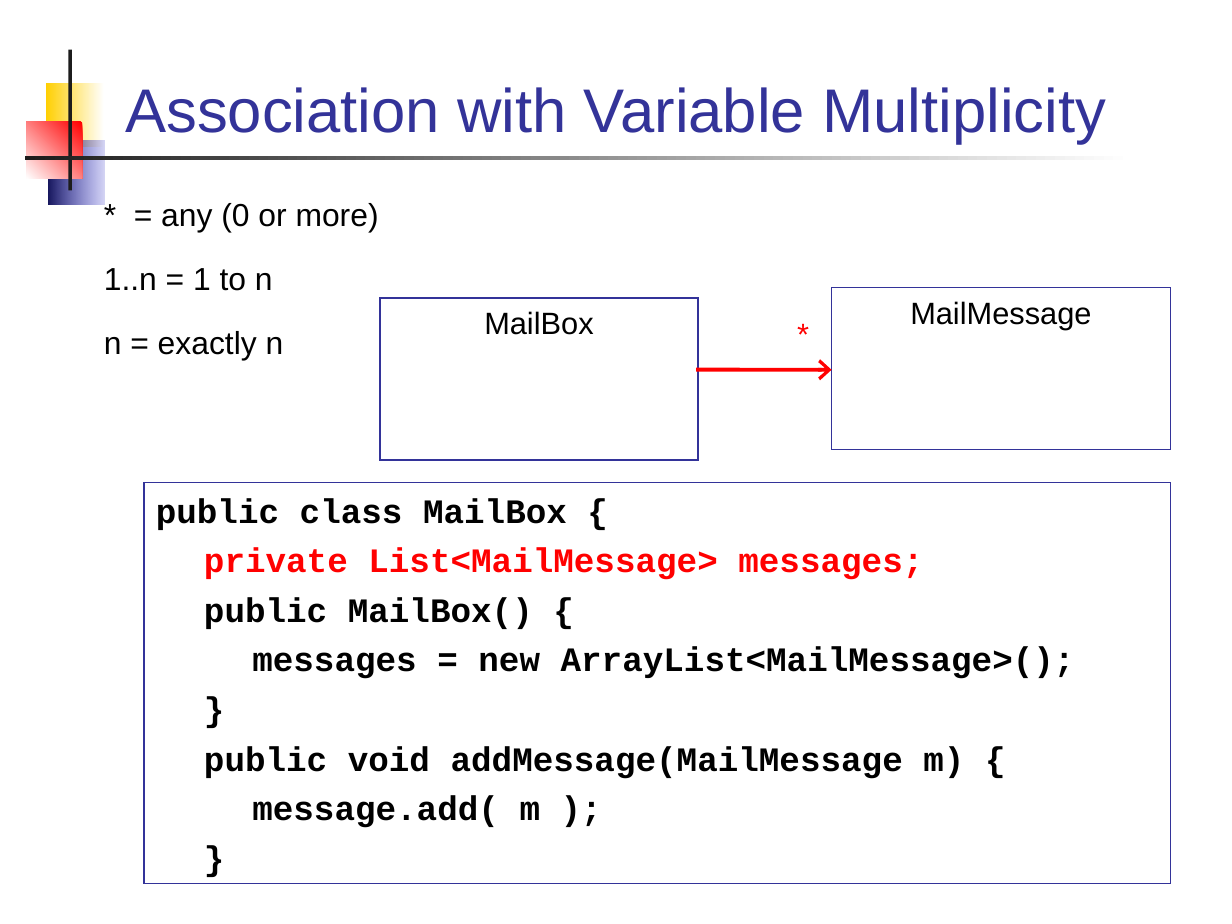
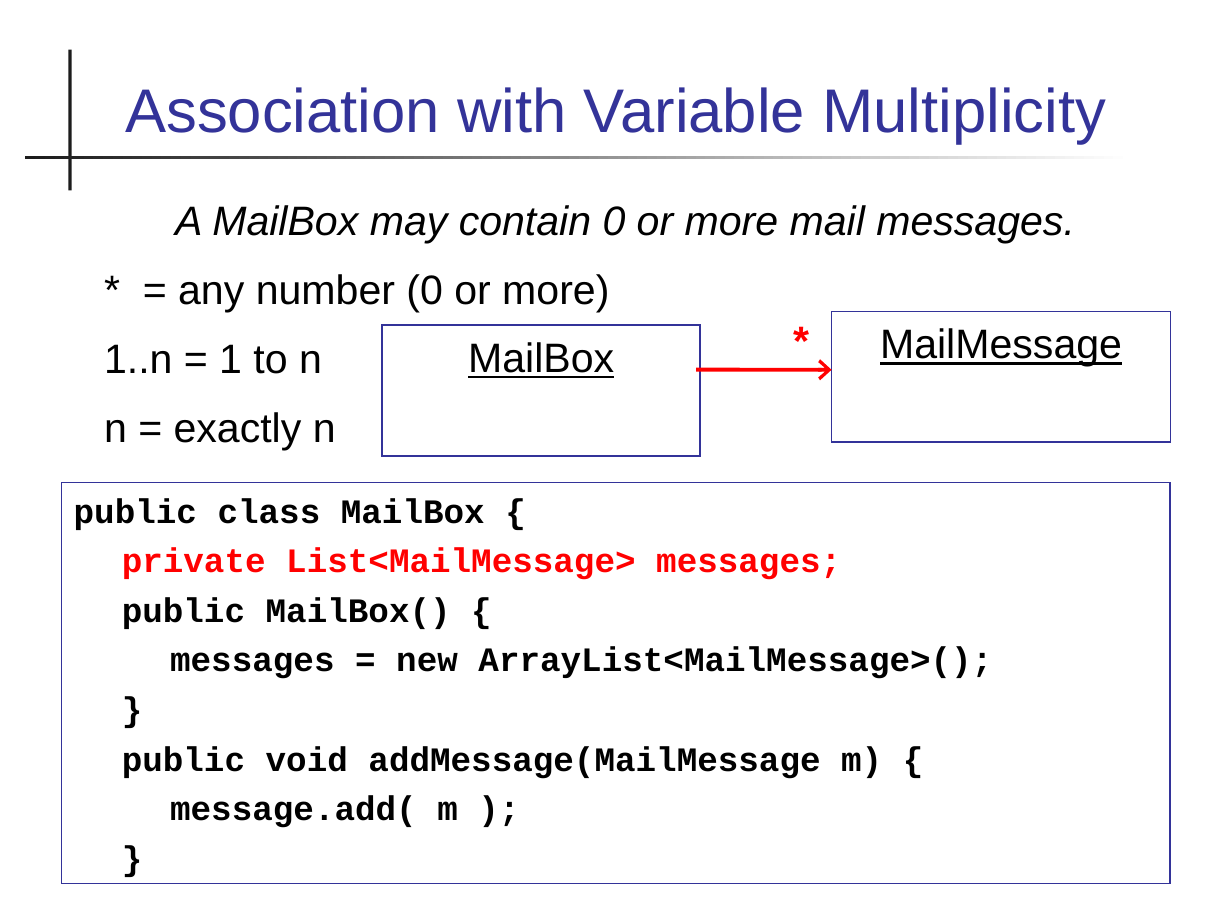
Before and after one commit to skeoop/skeoop.github.io, a slide deck: slide 7 of week2/5-UML-Class-Diagram-2.ppt (slide 5 before the commit). Drawn at 1232x924 pixels with LibreOffice and Linux fonts; fonts in the diff are those of the drawing. Boxes give left, top, right and bottom in pixels: in the first picture for what was removed or moved away, otherwise in the second. Text is boxed around its words. In the diff, an @@ line names an element or a change of style, - is before the commit and + after.

```diff
--- a/week2/5-UML-Class-Diagram-2.ppt
+++ b/week2/5-UML-Class-Diagram-2.ppt
@@ rectangle removed at <box>46,83,103,147</box> @@
@@ rectangle removed at <box>27,122,83,179</box> @@
@@ rectangle removed at <box>48,140,103,205</box> @@
@@ text at <box>175,205,1075,313</box>: text changed; size 18.6 to 24 pt; italic on @@
-* = any (0 or more)
+A MailBox may contain 0 or more mail messages.
+* = any number (0 or more)
@@ rectangle "MailBox" at <box>382,325,700,456</box>: size 18 to 24 pt, underline on @@
@@ rectangle "MailBox": place and size @@
-rectangle "MailBox" at <box>379,298,697,461</box>
+rectangle "MailBox" at <box>382,325,700,456</box>
@@ text "*" at <box>718,308,821,370</box>: size 18 to 24 pt, bold on @@
@@ rectangle "MailMessage": place and size @@
-rectangle "MailMessage" at <box>832,287,1170,450</box>
+rectangle "MailMessage" at <box>832,312,1170,442</box>
@@ rectangle "MailMessage" at <box>832,312,1170,442</box>: size 18 to 24 pt, underline on @@
@@ text at <box>104,344,336,450</box>: size 18.6 to 24 pt in "1..n = 1 to n", "n = exactly n"; less space between paragraphs @@
@@ rectangle "public class MailBox {": place and size @@
-rectangle "public class MailBox {" at <box>144,483,1170,885</box>
+rectangle "public class MailBox {" at <box>62,483,1170,885</box>
```
Also in this commit, not shown: 8 other slides changed, 16 slides added, 11 slides removed, 12 other files.
